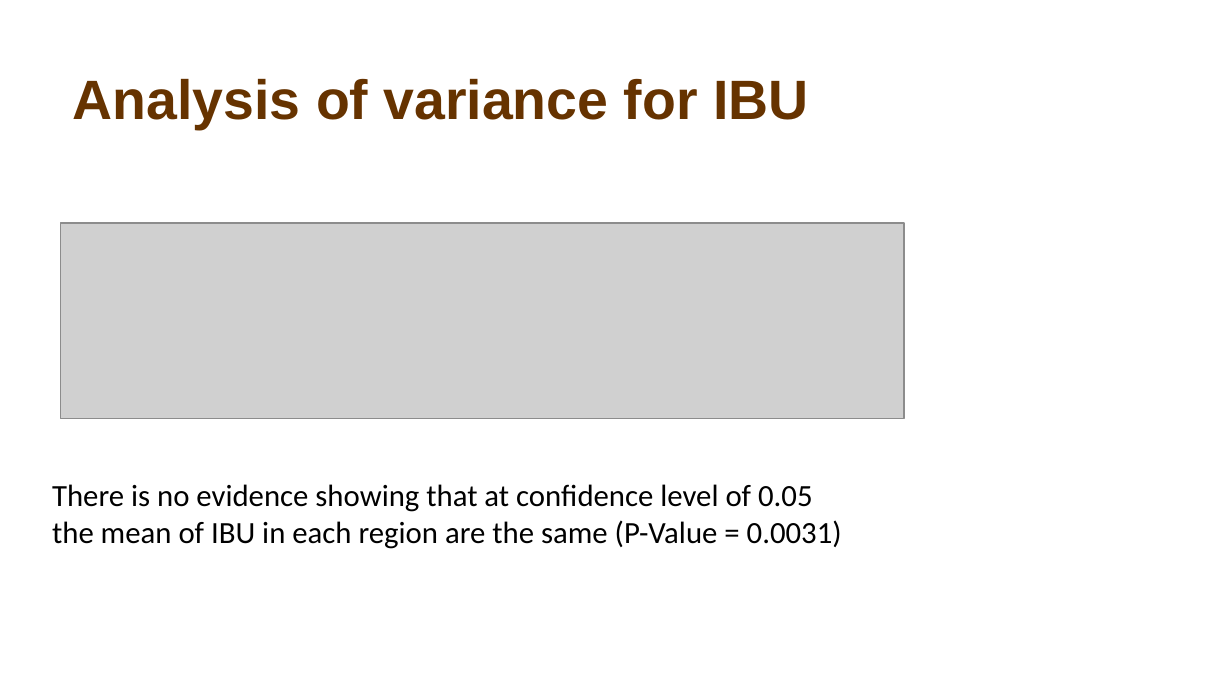
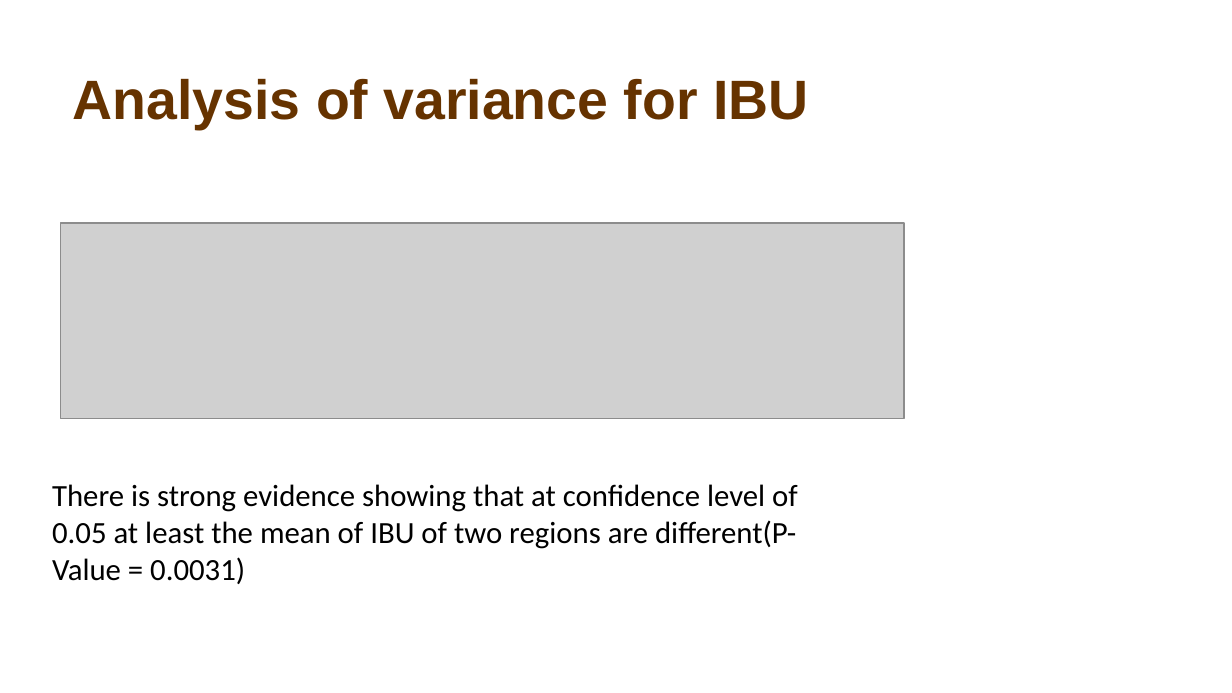
Before and after one commit to atiakor0/Beer_Study, a slide deck: slide 18 of Beer Study.pptx. Drawn at 1232x693 pixels with LibreOffice and Linux fonts; fonts in the diff are those of the drawing; grey boxes stand for pictures; background and template pictures are left out. Boxes give left, top, right and bottom in pixels: in the first picture for what was removed or moved away, otherwise in the second. Text is boxed around its words. In the diff, an @@ line names an element or a change of style, - is before the commit and + after.

Commit message:
update

```diff
--- a/Beer Study.pptx
+++ b/Beer Study.pptx
@@ text at (52, 484, 798, 584): text changed @@
-There is no evidence showing that at confidence level of 0.05 the mean of IBU in each region are the same (P-Value = 0.0031)
+There is strong evidence showing that at confidence level of 0.05 at least the mean of IBU of two regions are different(P-Value = 0.0031)
```
Also in this commit, not shown: 3 other slides changed.
